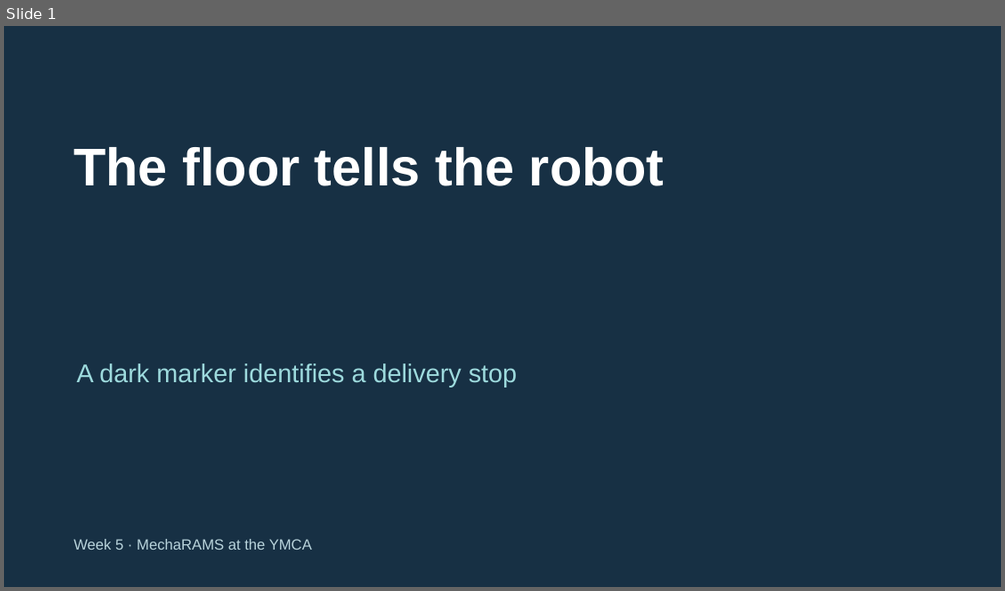
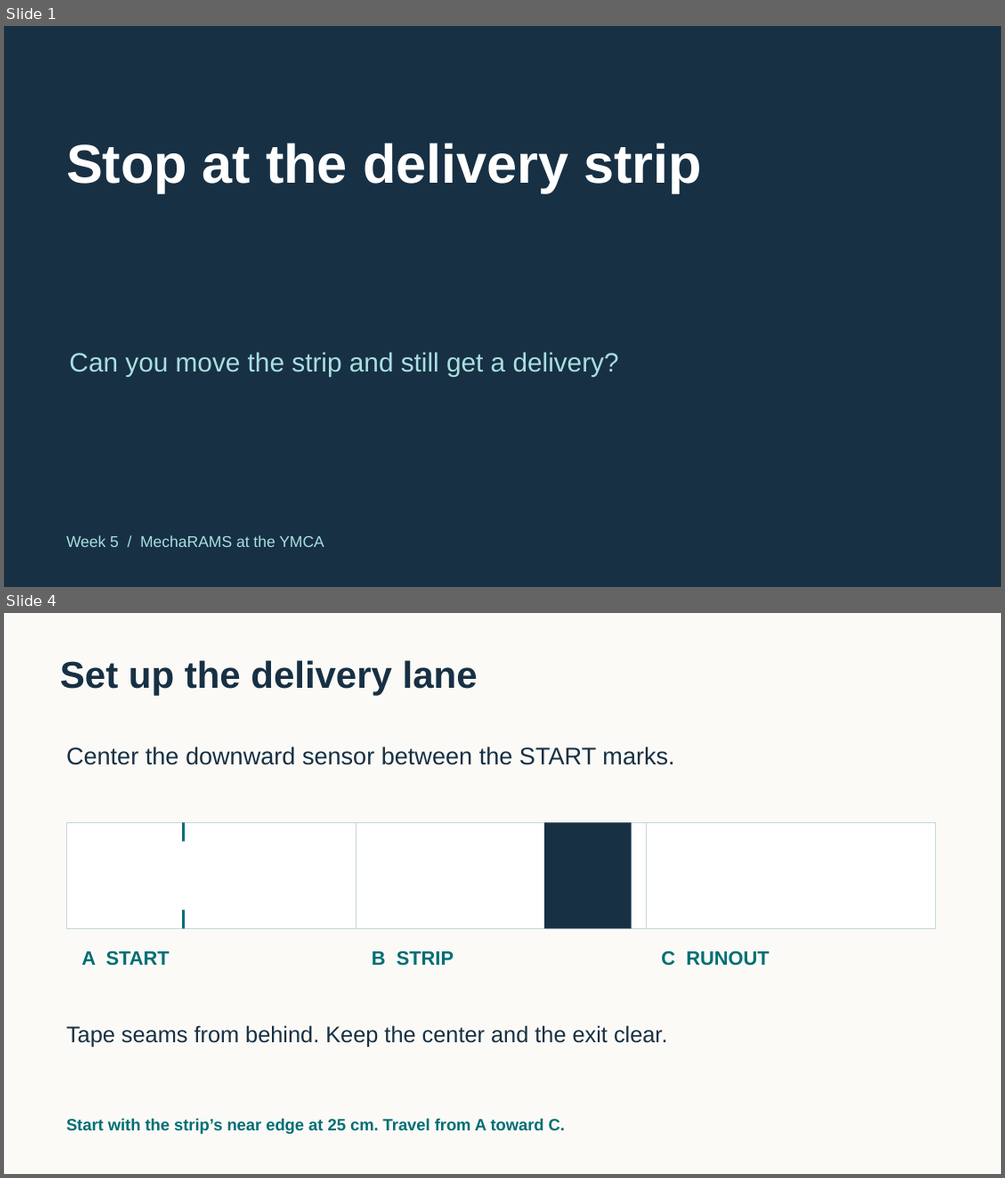
Before and after one commit to FRC999/YMCA-SPIKE-education, a slide deck: 03_Presentations/W05_marker.pptx. Shown one above the other, each under a label of ours: slide 1 before the commit, slides 1 and 4 after it; the slides between them are not shown. The pictures are 1005x591 and 1005x1178 pixels, drawn with LibreOffice and Linux fonts; fonts in the diff are those of the drawing. Boxes give left, top, right and bottom in pixels: in the first picture for what was removed or moved away, otherwise in the second. Text is boxed around its words. In the diff, an @@ line names an element or a change of style, - is before the commit and + after.

Commit message:
Update mentor decks for the Week 4 and 5 printable fields

```diff
--- a/03_Presentations/W05_marker.pptx
+++ b/03_Presentations/W05_marker.pptx
@@ slide 4 added at [4,613,1001,1174], background #FBFAF6 @@
@@ text added at [60,660,477,695], 36 pt, text #173044, bold @@
+Set up the delivery lane
@@ text added at [66,747,674,765], 23.2 pt, text #173044 @@
+Center the downward sensor between the START marks.
@@ rectangle added at [66,822,356,929], fill #FFFFFF, outline #C4D6D7 0.75 pt @@
@@ rectangle added at [182,822,184,841], fill #006E75 @@
@@ rectangle added at [356,822,647,929], fill #FFFFFF, outline #C4D6D7 0.75 pt @@
@@ rectangle added at [544,822,631,929], fill #173044 @@
@@ rectangle added at [646,822,936,929], fill #FFFFFF, outline #C4D6D7 0.75 pt @@
@@ rectangle added at [182,910,184,929], fill #006E75 @@
@@ text added at [81,950,170,965], 18.8 pt, text #006E75, bold @@
+A START
@@ text added at [372,950,453,965], 18.8 pt, text #006E75, bold @@
+B STRIP
@@ text added at [661,950,769,965], 18.8 pt, text #006E75, bold @@
+C RUNOUT
@@ text added at [66,1025,668,1046], 21.8 pt, text #173044 @@
+Tape seams from behind. Keep the center and the exit clear.
@@ text added at [66,1118,565,1134], 15.8 pt, text #006E75, bold @@
+Start with the strip’s near edge at 25 cm. Travel from A toward C.
@@ slide 1 changed as well @@
@@ text at [66,143,702,192]: text changed; size 51 to 52.5 pt @@
-The floor tells the robot
+Stop at the delivery strip
@@ text at [69,352,619,377]: text changed; size 24.8 to 25.5 pt; text colour #9DDADD to #A9DFDF @@
-A dark marker identifies a delivery stop
+Can you move the strip and still get a delivery?
@@ text at [66,535,324,547]: text changed; size 14.2 to 15 pt; text colour #B9D4DC to #A9DFDF @@
-Week 5 · MechaRAMS at the YMCA
+Week 5 / MechaRAMS at the YMCA
```
Also in this commit, not shown: 4 other slides added, 5 slides removed, 17 other files.
